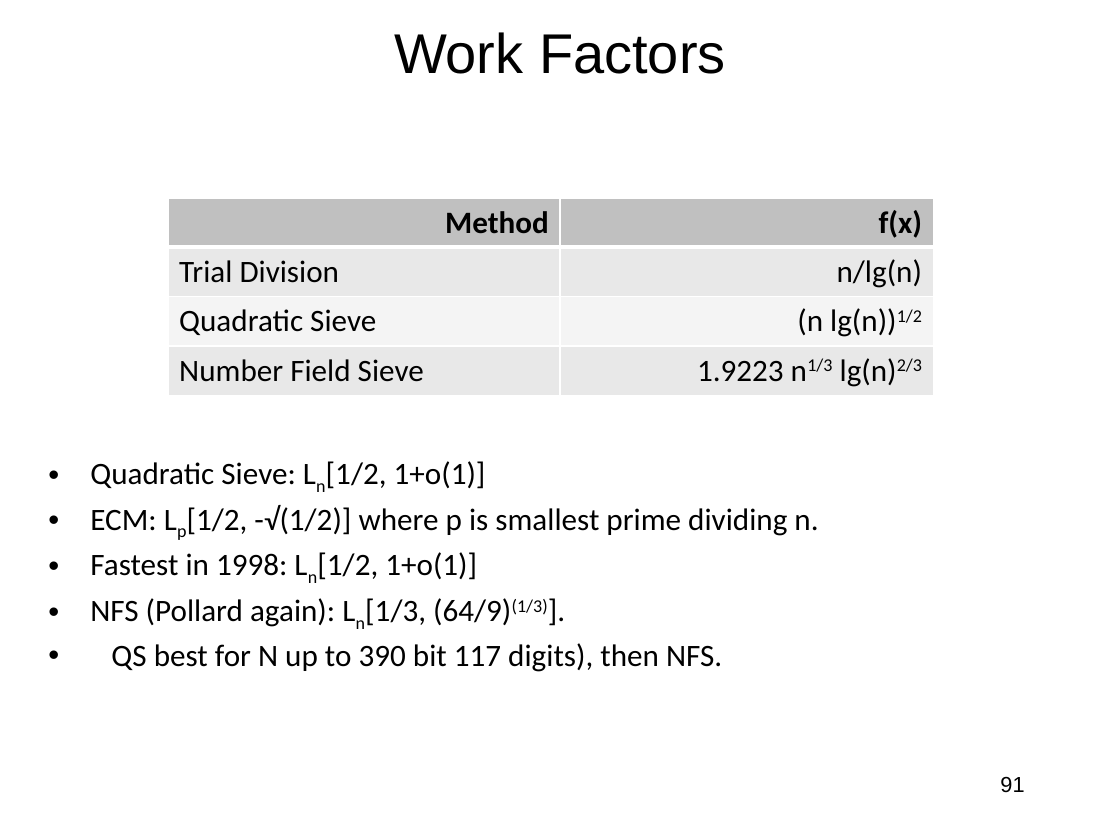
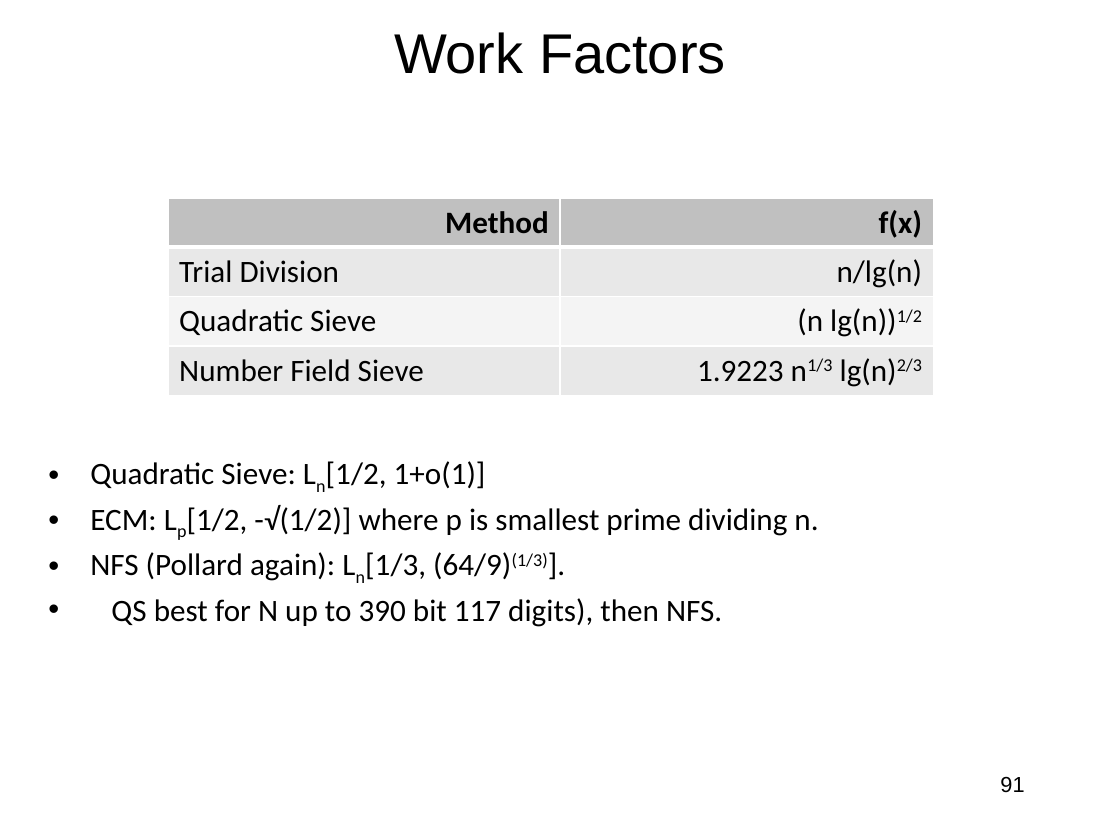
Before and after one commit to jlmucb/class_notes, a slide deck: slide 91 of BerkeleyClass/CS290Spring2013/Lectures/Cryptoclass7.pptx. Drawn at 1120x840 pixels with LibreOffice and Linux fonts; fonts in the diff are those of the drawing. Boxes give left, top, right and bottom in pixels: in the first picture for what was removed or moved away, otherwise in the second. Text is boxed around its words. In the diff, an @@ line names an element or a change of style, - is before the commit and + after.

```diff
--- a/BerkeleyClass/CS290Spring2013/Lectures/Cryptoclass7.pptx
+++ b/BerkeleyClass/CS290Spring2013/Lectures/Cryptoclass7.pptx
@@ text at bbox=[90, 552, 477, 580]: paragraph removed @@
-• Fastest in 1998: Ln[1/2, 1+o(1)]
```
Also in this commit, not shown: 3 other slides changed, 1 other file.
